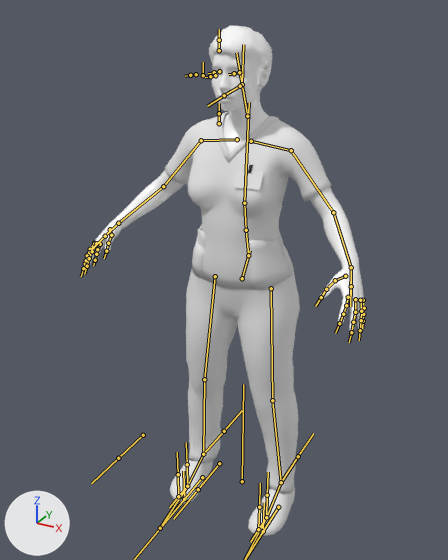
The FBX model care-up/Assets/_Models/w1.fbx as it was, and as the next commit left it.
Camera for both pictures: a 50 mm camera at (1.036, -2.065, 2.052) aimed at (-0.06, -0.072, 1.055). The lights are fixed; the arrows at lower left show +X, +Y and +Z. The bones that bend it are drawn over the model as lines.

The first picture shows 'W1:Female_generic.001'.
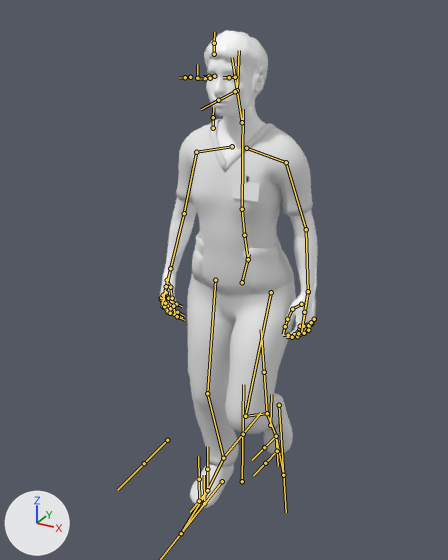
The newer file adds an action. The first version stands in its rest pose; the second is drawn at frame 66 of the action 'W1|0005_walk'.

What differs and where, as boxes [x1, y1, x2, y2] in the pictures (448 x 560 px):
'W1:Female_generic.001', posed (44% narrower, 6% shorter): before [83, 25, 366, 536]; after [160, 30, 318, 508]
bone 'pelvis', root to tip: before (242, 278) to (250, 250); after (242, 282) to (249, 254)
bone 'spine_03', root to tip: before (244, 203) to (249, 102); after (242, 209) to (243, 109)
bone 'clavicle_l', root to tip: before (251, 141) to (291, 150); after (246, 148) to (286, 162)
bone 'upperarm_l', root to tip: before (291, 150) to (333, 212); after (286, 162) to (306, 229)
bone 'lowerarm_l', root to tip: before (333, 212) to (351, 267); after (306, 229) to (308, 292)
bone 'hand_l', root to tip: before (351, 267) to (350, 295); after (308, 292) to (303, 320)
bone 'index_01_l', root to tip: before (348, 297) to (346, 305); after (300, 326) to (297, 332)
bone 'index_02_l', root to tip: before (346, 305) to (343, 314); after (297, 332) to (293, 335)
bone 'middle_01_l', root to tip: before (355, 299) to (355, 312); after (307, 325) to (303, 333)
bone 'middle_02_l', root to tip: before (355, 312) to (353, 322); after (303, 333) to (297, 336)
bone 'pinky_01_l', root to tip: before (363, 300) to (364, 308); after (314, 319) to (311, 323)
bone 'pinky_02_l', root to tip: before (364, 308) to (363, 314); after (311, 323) to (308, 325)
bone 'ring_01_l', root to tip: before (360, 300) to (361, 311); after (311, 322) to (308, 330)
bone 'ring_02_l', root to tip: before (361, 311) to (361, 320); after (308, 330) to (304, 333)
bone 'thumb_01_l', root to tip: before (345, 276) to (335, 280); after (301, 304) to (292, 309)
bone 'thumb_02_l', root to tip: before (335, 280) to (326, 289); after (292, 309) to (287, 319)
bone 'clavicle_r', root to tip: before (237, 139) to (201, 140); after (232, 146) to (196, 152)
bone 'upperarm_r', root to tip: before (201, 140) to (163, 186); after (196, 152) to (184, 213)
bone 'lowerarm_r', root to tip: before (163, 186) to (118, 223); after (184, 213) to (170, 268)
bone 'hand_r', root to tip: before (118, 223) to (99, 242); after (170, 268) to (164, 294)
bone 'index_01_r', root to tip: before (94, 243) to (90, 249); after (161, 299) to (163, 306)
bone 'index_02_r', root to tip: before (90, 249) to (87, 255); after (163, 306) to (167, 311)
bone 'middle_01_r', root to tip: before (94, 243) to (89, 252); after (161, 297) to (164, 306)
bone 'middle_02_r', root to tip: before (89, 252) to (86, 260); after (164, 306) to (170, 313)
bone 'pinky_01_r', root to tip: before (100, 244) to (97, 249); after (166, 292) to (168, 298)
bone 'pinky_02_r', root to tip: before (97, 249) to (96, 254); after (168, 298) to (171, 301)
bone 'ring_01_r', root to tip: before (96, 243) to (92, 251); after (163, 295) to (165, 303)
bone 'ring_02_r', root to tip: before (92, 251) to (89, 258); after (165, 303) to (170, 308)
bone 'thumb_01_r', root to tip: before (110, 229) to (111, 235); after (167, 280) to (170, 287)
bone 'thumb_02_r', root to tip: before (111, 235) to (108, 243); after (170, 287) to (172, 298)
bone 'neck_01', root to tip: before (247, 116) to (236, 52); after (242, 122) to (232, 57)
bone 'thigh_l', root to tip: before (271, 288) to (272, 400); after (271, 292) to (245, 416)
bone 'calf_l', root to tip: before (272, 400) to (281, 482); after (245, 416) to (267, 413)
bone 'foot_l', root to tip: before (281, 482) to (266, 517); after (267, 413) to (276, 436)
bone 'thigh_r', root to tip: before (215, 276) to (204, 379); after (215, 280) to (207, 393)
bone 'calf_r', root to tip: before (204, 379) to (203, 454); after (207, 393) to (223, 458)
bone 'foot_r', root to tip: before (203, 454) to (187, 486); after (223, 458) to (207, 490)

The edits, one by one:
Bone 'pelvis' (bone_pelvis) moves from (0.0, 0.0, 0.0) to (0.0, -0.015, -0.01).
Bone 'pelvis' (bone_pelvis) turns from (0, 0, 0) to (4, -1, 0) degrees about its own x, y and z.
Bone 'spine_03' (bone_spine_03) turns from (0, 0, 0) to (0, 2, 0) degrees about its own x, y and z.
Bone 'clavicle_l' (bone_clavicle_l) turns from (0, 0, 0) to (1, 1, -6) degrees about its own x, y and z.
Bone 'upperarm_l' (bone_upperarm_l) turns from (0, 0, 0) to (-8, 3, -19) degrees about its own x, y and z.
Bone 'lowerarm_l' (bone_lowerarm_l) turns from (0, 0, 0) to (-17, 1, -6) degrees about its own x, y and z.
Bone 'hand_l' (bone_hand_l) turns from (0, 0, 0) to (-3, 9, 1) degrees about its own x, y and z.
Bone 'index_01_l' (bone_index_01_l) turns from (0, 0, 0) to (19, -2, -10) degrees about its own x, y and z.
Bone 'index_02_l' (bone_index_02_l) turns from (0, 0, 0) to (16, 0, 0) degrees about its own x, y and z.
Bone 'middle_01_l' (bone_middle_01_l) turns from (0, 0, 0) to (16, 0, 0) degrees about its own x, y and z.
Bone 'middle_02_l' (bone_middle_02_l) turns from (0, 0, 0) to (16, 0, 0) degrees about its own x, y and z.
Bone 'pinky_01_l' (bone_pinky_01_l) turns from (0, 0, 0) to (17, 2, 8) degrees about its own x, y and z.
Bone 'pinky_02_l' (bone_pinky_02_l) turns from (0, 0, 0) to (16, 0, 0) degrees about its own x, y and z.
Bone 'ring_01_l' (bone_ring_01_l) turns from (0, 0, 0) to (16, 1, 4) degrees about its own x, y and z.
Bone 'ring_02_l' (bone_ring_02_l) turns from (0, 0, 0) to (16, 0, 0) degrees about its own x, y and z.
Bone 'thumb_01_l' (bone_thumb_01_l) turns from (0, 0, 0) to (8, 0, -7) degrees about its own x, y and z.
Bone 'thumb_02_l' (bone_thumb_02_l) turns from (0, 0, 0) to (15, -3, -6) degrees about its own x, y and z.
Bone 'clavicle_r' (bone_clavicle_r) turns from (0, 0, 0) to (1, -1, 6) degrees about its own x, y and z.
Bone 'upperarm_r' (bone_upperarm_r) turns from (0, 0, 0) to (-1, -4, 20) degrees about its own x, y and z.
Bone 'lowerarm_r' (bone_lowerarm_r) turns from (0, 0, 0) to (-21, -1, 6) degrees about its own x, y and z.
Bone 'hand_r' (bone_hand_r) turns from (0, 0, 0) to (-2, -7, -4) degrees about its own x, y and z.
Bone 'index_01_r' (bone_index_01_r) turns from (0, 0, 0) to (19, 2, 10) degrees about its own x, y and z.
Bone 'index_02_r' (bone_index_02_r) turns from (0, 0, 0) to (16, 0, 0) degrees about its own x, y and z.
Bone 'middle_01_r' (bone_middle_01_r) turns from (0, 0, 0) to (16, 0, 0) degrees about its own x, y and z.
Bone 'middle_02_r' (bone_middle_02_r) turns from (0, 0, 0) to (16, 0, 0) degrees about its own x, y and z.
Bone 'pinky_01_r' (bone_pinky_01_r) turns from (0, 0, 0) to (17, -2, -8) degrees about its own x, y and z.
Bone 'pinky_02_r' (bone_pinky_02_r) turns from (0, 0, 0) to (16, 0, 0) degrees about its own x, y and z.
Bone 'ring_01_r' (bone_ring_01_r) turns from (0, 0, 0) to (16, -1, -4) degrees about its own x, y and z.
Bone 'ring_02_r' (bone_ring_02_r) turns from (0, 0, 0) to (16, 0, 0) degrees about its own x, y and z.
Bone 'thumb_01_r' (bone_thumb_01_r) turns from (0, 0, 0) to (8, 0, 7) degrees about its own x, y and z.
Bone 'thumb_02_r' (bone_thumb_02_r) turns from (0, 0, 0) to (15, 3, 6) degrees about its own x, y and z.
Bone 'neck_01' (bone_neck_01) turns from (0, 0, 0) to (-6, -1, 0) degrees about its own x, y and z.
Bone 'thigh_l' (bone_thigh_l) turns from (0, 0, 0) to (-29, -13, 7) degrees about its own x, y and z.
Bone 'calf_l' (bone_calf_l) turns from (0, 0, 0) to (75, 2, -3) degrees about its own x, y and z.
Bone 'foot_l' (bone_foot_l) turns from (0, 0, 0) to (-26, 8, 16) degrees about its own x, y and z.
Bone 'thigh_r' (bone_thigh_r) turns from (0, 0, 0) to (-14, -1, -6) degrees about its own x, y and z.
Bone 'calf_r' (bone_calf_r) turns from (0, 0, 0) to (21, 0, 1) degrees about its own x, y and z.
Bone 'foot_r' (bone_foot_r) turns from (0, 0, 0) to (12, 1, -3) degrees about its own x, y and z.
